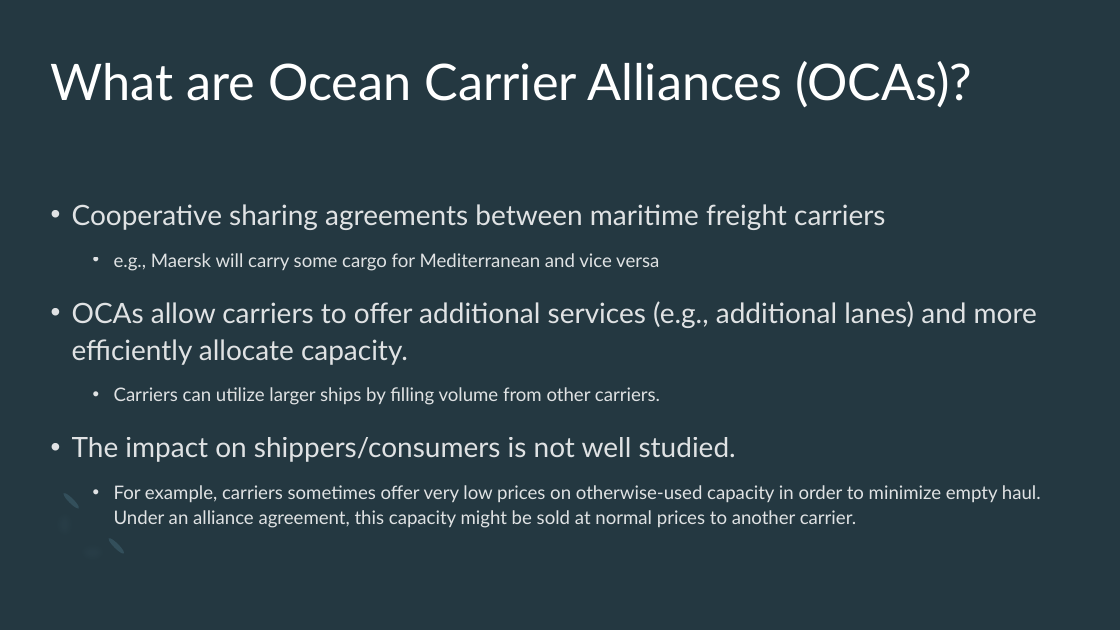
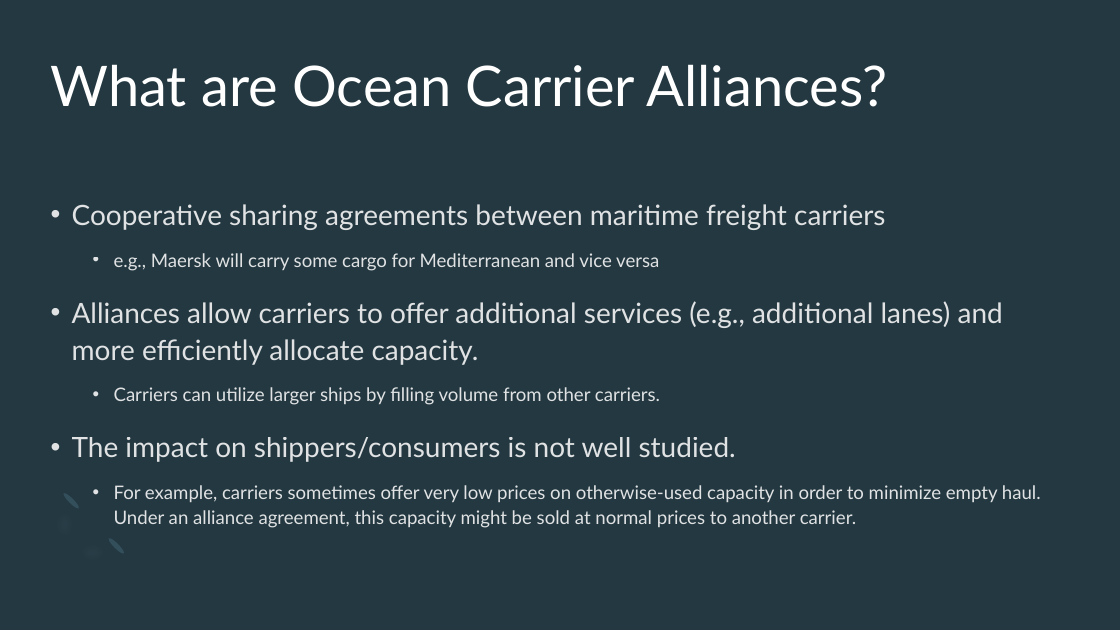
Before and after one commit to epistemetrica/Ocean-Carrier-Alliances-Project, a slide deck: slide 2 of PNREC/PNREC slides.pptx. Drawn at 1120x630 pixels with LibreOffice and Linux fonts; fonts in the diff are those of the drawing. Boxes give left, top, right and bottom in pixels: in the first picture for what was removed or moved away, otherwise in the second. Text is boxed around its words. In the diff, an @@ line names an element or a change of style, - is before the commit and + after.

```diff
--- a/PNREC/PNREC slides.pptx
+++ b/PNREC/PNREC slides.pptx
@@ title at (x1=51, y1=64, x2=888, y2=107): text changed; size 43.2 to 48 pt @@
-What are Ocean Carrier Alliances (OCAs)?
+What are Ocean Carrier Alliances?
@@ text at (x1=72, y1=301, x2=1003, y2=365): text changed @@
-• OCAs allow carriers to offer additional services (e.g., additional lanes) and more efficiently allocate capacity.
+• Alliances allow carriers to offer additional services (e.g., additional lanes) and more efficiently allocate capacity.
```
Also in this commit, not shown: 6 other slides changed, 3 slides added, 5 slides removed, 4 other files.
